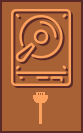
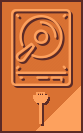
Revision of a layered (83, 133) image; what changed, layer by layer:
painted on "cable shadow" over [35, 94, 50, 126]
added layer "text box" in group "orange" over [36, 86, 81, 131]
painted on "background" over [2, 2, 81, 131]
